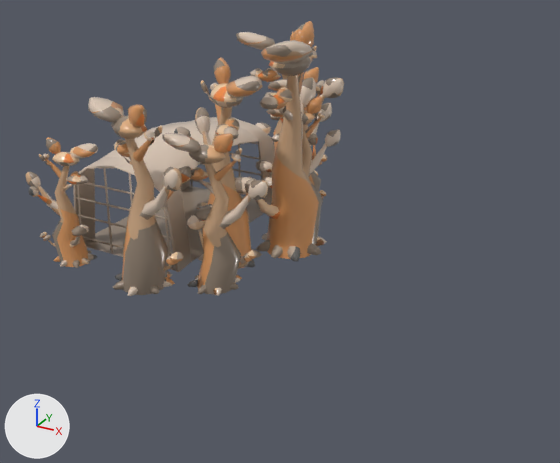
An edit to the FBX model assets/meshes/foretTribu.fbx, drawn before and after from the same camera.
The view is the same before and after, from a 50 mm camera at (8.95, -17.84, 11.59) aimed at (-1.61, 1.36, 1.99). Every picture has the same lights, and +X, +Y and +Z are marked at lower left. The first picture is the older version. Where no turn or scale is listed for an object, it has been applied to the vertices.

Script lines for the objects in view, before the commit:
```python
ob_arbre = bpy.data.objects.new('Arbre', me_mesh_017)
ob_arbre.location = (-3.09, 4.58, 4.13)
ob_arbre_001 = bpy.data.objects.new('Arbre.001', me_mesh_018)
ob_arbre_001.location = (-4.31, 7.78, 2.96)
ob_arbre_002 = bpy.data.objects.new('Arbre.002', me_mesh_019)
ob_arbre_002.location = (-5.31, -0.34, 3.26)
ob_arbre_003 = bpy.data.objects.new('Arbre.003', me_mesh_020)
ob_arbre_003.location = (-5.58, 9.63, 3.57)
ob_arbre_004 = bpy.data.objects.new('Arbre.004', me_mesh_021)
ob_arbre_004.location = (-3.35, 6.32, 2.65)
ob_arbre_005 = bpy.data.objects.new('Arbre.005', me_mesh_022)
ob_arbre_005.location = (-8.9, -0.34, 2.29)
ob_arbre_006 = bpy.data.objects.new('Arbre.006', me_mesh_024)
ob_arbre_006.location = (-3.39, 0.8, 2.76)
ob_arbre_007 = bpy.data.objects.new('Arbre.007', me_mesh_025)
ob_arbre_007.location = (-4.52, 2.41, 3.6)
ob_maison_02_low_001 = bpy.data.objects.new('maison_02_low.001', me_mesh_023)
ob_maison_02_low_001.location = (-7.37, 4.23, 1.86)
```
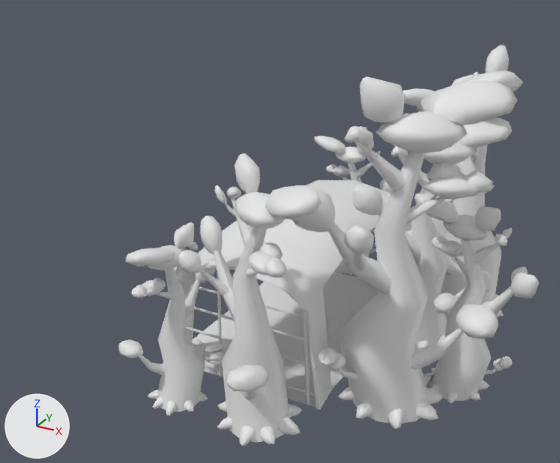
Where the newer file only moved an object's origin or applied its transform, the numbers keep the older frame.

Diff of the bpy script that builds the scene:
```diff
--- a/assets/meshes/foretTribu.fbx.py
+++ b/assets/meshes/foretTribu.fbx.py
@@ me_mesh_025 @@
-me_mesh_025.from_pydata(...)  # 1028 vertices, 1006 faces; spans x -1.6..2.04, y -1.93..1.39, z -3.62..3.11
-me_mesh_025.materials.append(mat_aistandardsurface1_008)  # picture img_assets_01_jam_openpbr_shader1_basecolor_jpg
+me_mesh_025.from_pydata(...)  # 1028 vertices, 1006 faces; spans x 6.54..9.6, y -1.5..3.25, z -3.64..4.1
+# me_mesh_025 part 2: the whole mesh is turned -43 degrees about the z axis through its middle and scaled by 1.15, then moved by (7.77, 0.78, 0.48)
+me_mesh_025.materials.append(mat_m_arbres)  # white #e7e7e7
@@ me_mesh_023 @@
-me_mesh_023.from_pydata(...)  # 346 vertices, 209 faces; spans x -2.28..2.28, y -3.49..3.49, z -1.84..1.84
-me_mesh_023.materials.append(mat_aistandardsurface1_006)  # picture img_assets_01_jam_openpbr_shader1_basecolor_jpg
+me_mesh_023.from_pydata(...)  # 346 vertices, 209 faces; spans x 5.09..9.65, y -7.94..-0.97, z -1.84..1.84
+# me_mesh_023 part 1: the whole mesh is moved by (7.37, -4.45, 0.0)
+me_mesh_023.materials.append(mat_m_props)  # white #e7e7e7
@@ ob_arbre_006 @@
-ob_arbre_006 = bpy.data.objects.new('Arbre.006', me_mesh_024)
@@ ob_arbre_002 @@
-ob_arbre_002 = bpy.data.objects.new('Arbre.002', me_mesh_019)
@@ ob_arbre_004 @@
-ob_arbre_004 = bpy.data.objects.new('Arbre.004', me_mesh_021)
@@ ob_arbre_005 @@
-ob_arbre_005 = bpy.data.objects.new('Arbre.005', me_mesh_022)
@@ ob_arbre_001 @@
-ob_arbre_001 = bpy.data.objects.new('Arbre.001', me_mesh_018)
@@ ob_arbre @@
-ob_arbre = bpy.data.objects.new('Arbre', me_mesh_017)
@@ ob_arbre_003 @@
-ob_arbre_003 = bpy.data.objects.new('Arbre.003', me_mesh_020)
@@ ob_arbre_011 @@
+ob_arbre_011 = bpy.data.objects.new('Arbre.011', me_mesh_027)  # 1028 vertices, 1006 faces; spans x 1.51..5.19, y -0.99..2.01, z 0.02..6.45; in mat_m_arbres (white #e7e7e7)
+ob_arbre_011.location = (0.0, 0.0, 0.0)
@@ ob_arbre_014 @@
+ob_arbre_014 = bpy.data.objects.new('Arbre.014', me_mesh_030)  # 1028 vertices, 1006 faces; spans x 3.34..6.55, y -1.88..0.3, z -0.11..5.09; in mat_m_arbres (white #e7e7e7)
+ob_arbre_014.location = (0.0, 0.0, 0.0)
@@ ob_arbre_008 @@
+ob_arbre_008 = bpy.data.objects.new('Arbre.008', me_mesh_024_1)  # 1028 vertices, 1006 faces; spans x -1.72..1.16, y 3.3..5.04, z -0.09..4.54; in mat_m_arbres (white #e7e7e7)
+ob_arbre_008.location = (0.0, 0.0, 0.0)
@@ ob_arbre_010 @@
+ob_arbre_010 = bpy.data.objects.new('Arbre.010', me_mesh_026)  # 1028 vertices, 1006 faces; spans x 1.68..6.0, y -4.66..-0.56, z -0.02..8.05; in mat_m_arbres (white #e7e7e7)
+ob_arbre_010.location = (0.0, 0.0, 0.0)
@@ ob_arbre_013 @@
+ob_arbre_013 = bpy.data.objects.new('Arbre.013', me_mesh_029)  # 1028 vertices, 1006 faces; spans x -0.83..2.91, y -6.58..-3.7, z -0.02..6.41; in mat_m_arbres (white #e7e7e7)
+ob_arbre_013.location = (0.0, 0.0, 0.0)
@@ ob_arbre_012 @@
+ob_arbre_012 = bpy.data.objects.new('Arbre.012', me_mesh_028)  # 1028 vertices, 1006 faces; spans x -2.21..-0.36, y -6.19..-3.29, z -0.09..4.54; in mat_m_arbres (white #e7e7e7)
+ob_arbre_012.location = (0.0, 0.0, 0.0)
@@ ob_arbre_009 @@
+ob_arbre_009 = bpy.data.objects.new('Arbre.009', me_mesh_025_1)  # 1028 vertices, 1006 faces; spans x 0.15..3.16, y 3.61..7.23, z -0.02..6.41; in mat_m_arbres (white #e7e7e7)
+ob_arbre_009.location = (0.0, 0.0, 0.0)
```

Changed parts and their boxes (x1, y1, x2, y2) in the pictures (560 x 463 px):
'Arbre.010', added: after (292, 77, 517, 429)
'maison_02_low.001', recoloured, moved: before (73, 117, 275, 272); after (180, 180, 415, 410)
'Arbre.013', added: after (178, 153, 321, 446)
'Arbre', deleted (brown): before (235, 21, 327, 261)
'Arbre.014', added: after (414, 193, 539, 403)
'Arbre.007', recoloured, moved, turned, rescaled: before (174, 58, 262, 268); after (405, 45, 523, 317)
'Arbre.002', deleted (beige): before (88, 97, 192, 296)
'Arbre.012', added: after (119, 223, 215, 416)
'Arbre.006', deleted (brown): before (162, 133, 269, 296)
'Arbre.011', added: after (352, 113, 512, 348)
'Arbre.005', deleted (brown): before (26, 137, 98, 268)
'Arbre.004', deleted (brown): before (263, 96, 341, 224)
'Arbre.003', deleted: before (236, 31, 344, 166)
'Arbre.008', added: after (314, 136, 392, 275)
'Arbre.001', deleted: before (256, 67, 332, 193)
'Arbre.009', added (mostly hidden): after (403, 75, 473, 237)
